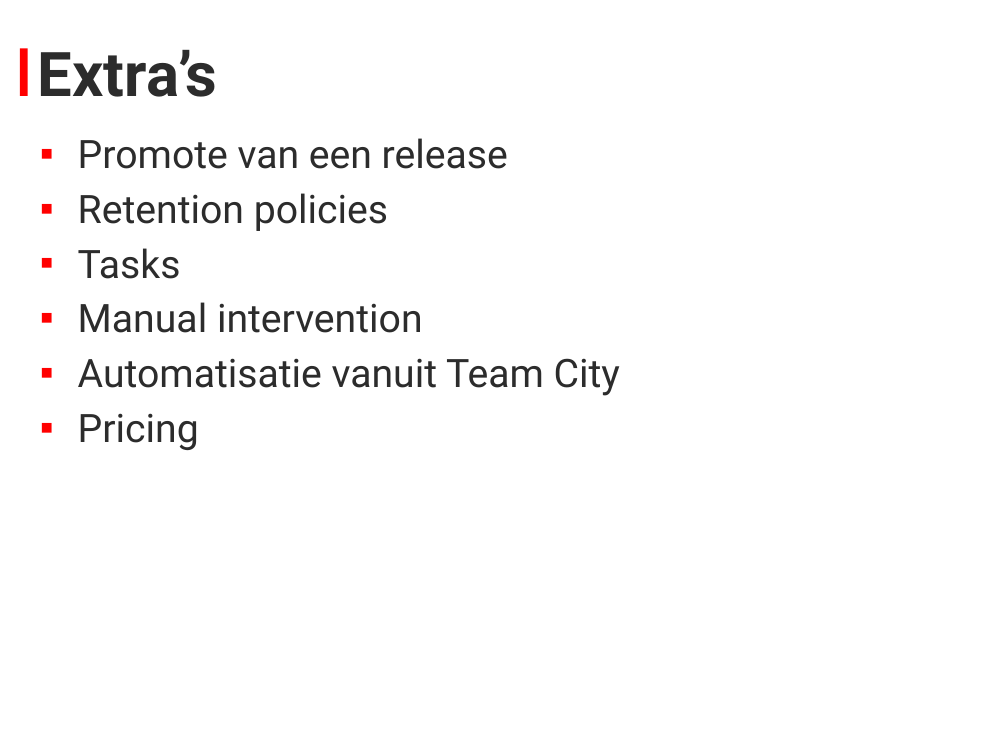
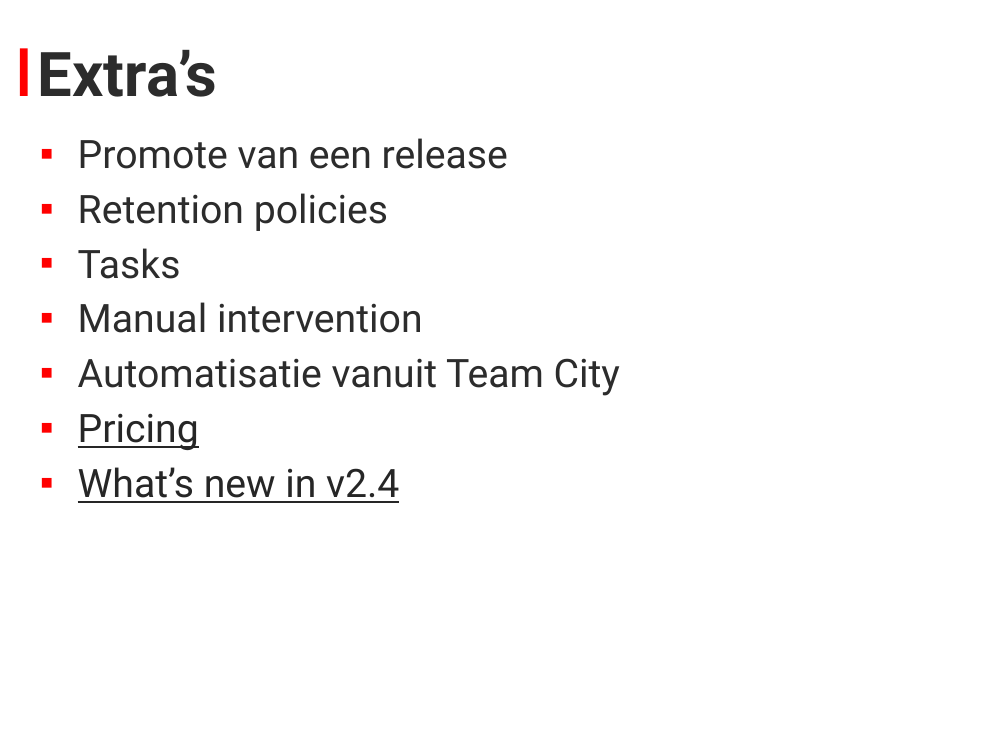
Before and after one commit to stevenlauwers22/OctopusDeploy.Bootcamp, a slide deck: slide 14 of Presentatie.pptx. Drawn at 1008x756 pixels with LibreOffice and Linux fonts; fonts in the diff are those of the drawing; background and template pictures are left out. Boxes give left, top, right and bottom in pixels: in the first picture for what was removed or moved away, otherwise in the second. Text is boxed around its words. In the diff, an @@ line names an element or a change of style, - is before the commit and + after.

```diff
--- a/Presentatie.pptx
+++ b/Presentatie.pptx
@@ text at [78,413,199,450]: text colour #2C2C2C to #262626, underline on in "Pricing" @@
@@ text at [78,467,399,503]: paragraph added @@
+▪ What’s new in v2.4
```
Also in this commit, not shown: 1 other slide changed, 1 other file.
